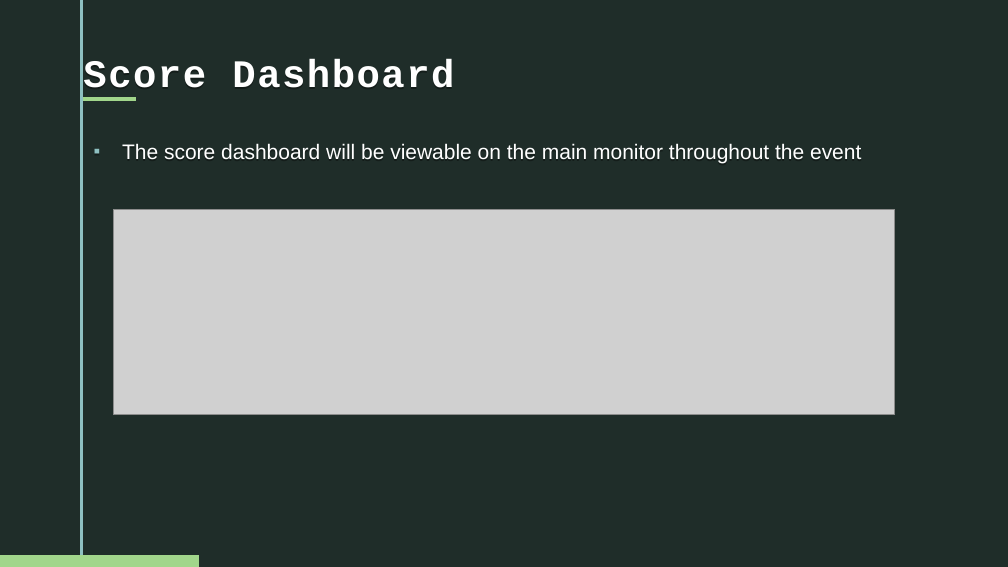
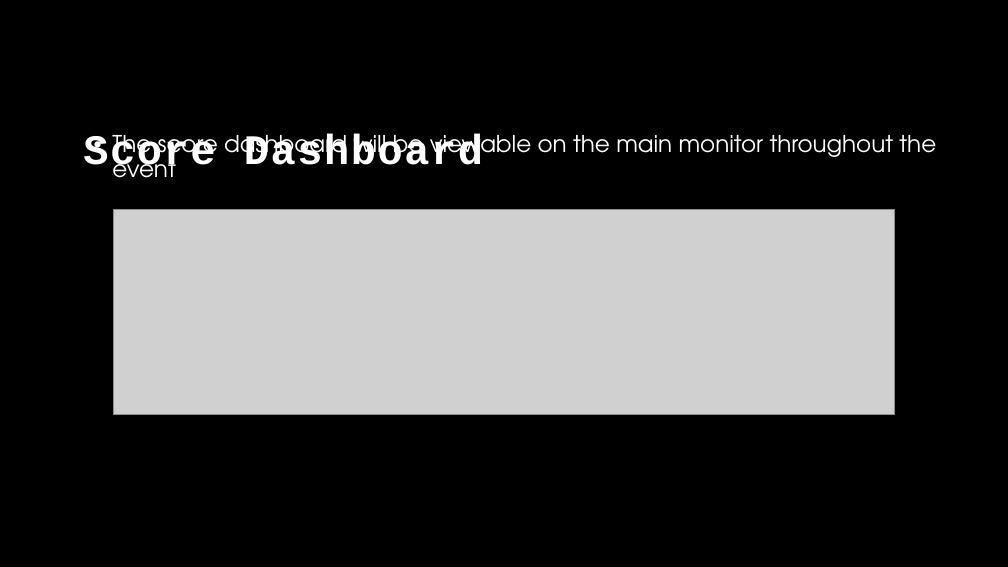
Before and after one commit to opensourcecorp/workshops, a slide deck: slide 12 of linux/docs/Linux-Workshop.odp (slide 13 before the commit). Drawn at 1008x567 pixels with LibreOffice and Linux fonts; fonts in the diff are those of the drawing; grey boxes stand for pictures; background and template pictures are left out. Boxes give left, top, right and bottom in pixels: in the first picture for what was removed or moved away, otherwise in the second. Text is boxed around its words. In the diff, an @@ line names an element or a change of style, - is before the commit and + after.

```diff
--- a/linux/docs/Linux-Workshop.odp
+++ b/linux/docs/Linux-Workshop.odp
@@ background picture (left out) to #000000 @@
@@ freeform shape removed at (80,0,84,566) @@
@@ freeform shape removed at (84,97,136,101) @@
@@ text "The score dashboard will be ..." at (112,129,936,178): size 15 to 16.5 pt, font Arial to TeX Gyre Adventor; bullet ▪ to •; line spacing 1.2 to 0.9; less space between paragraphs; bullet colour #8EC0C1 to #FFFFFF @@
@@ text "Score Dashboard": place and size @@
-text "Score Dashboard" at (83,59,454,98)
+text "Score Dashboard" at (158,133,347,164)
@@ text "Score Dashboard" at (158,133,347,164): size 27.8 to 30 pt; line spacing 1.1 to 0.9; less space between paragraphs @@
@@ freeform shape removed at (0,554,200,566) @@
```
Also in this commit, not shown: 16 other slides changed, 1 slide removed.
